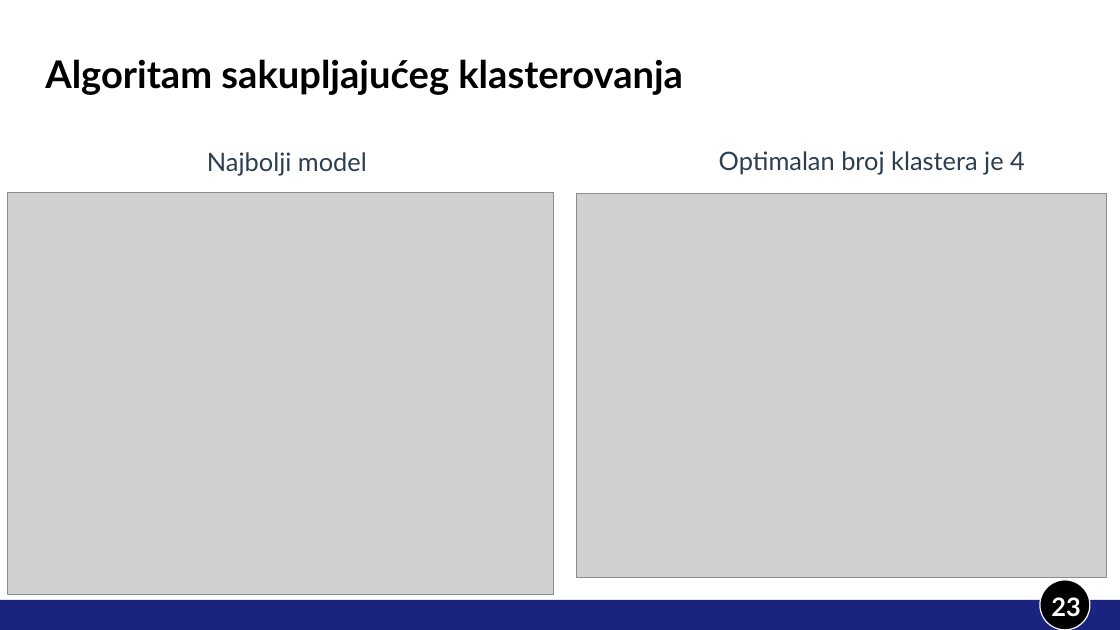
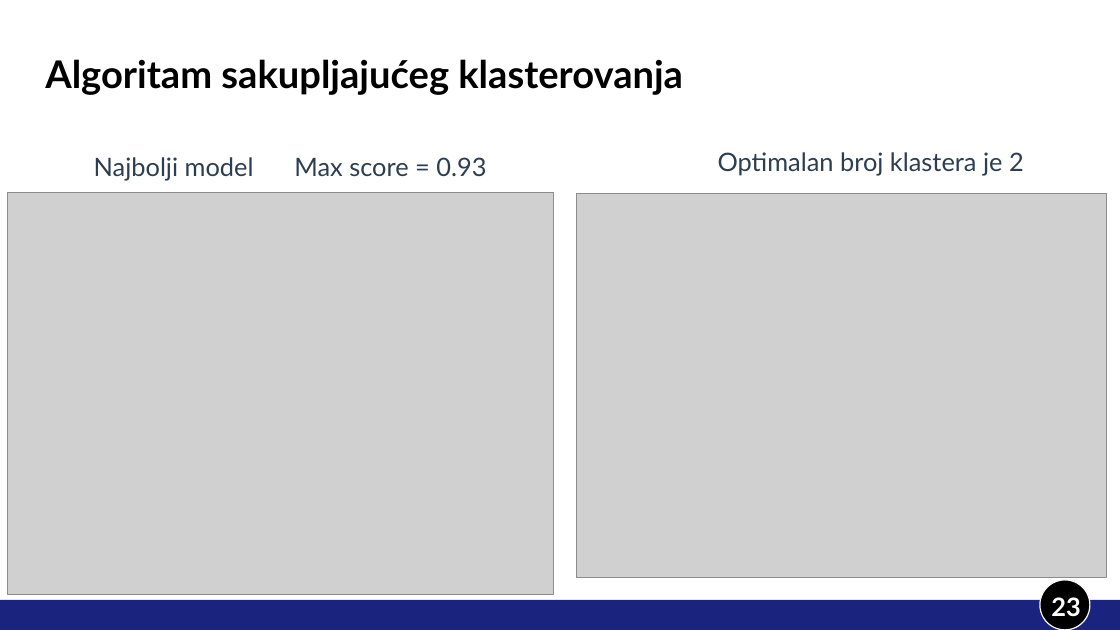
Before and after one commit to StefanJevtic63/2023_Data_Mining_Traffic_violations_Dataset, a slide deck: slide 23 of prezentacija.odp. Drawn at 1120x630 pixels with LibreOffice and Linux fonts; fonts in the diff are those of the drawing; grey boxes stand for pictures. Boxes give left, top, right and bottom in pixels: in the first picture for what was removed or moved away, otherwise in the second. Text is boxed around its words. In the diff, an @@ line names an element or a change of style, - is before the commit and + after.

```diff
--- a/prezentacija.odp
+++ b/prezentacija.odp
@@ text "Najbolji model": place and size @@
-text "Najbolji model" at [207,152,367,176]
+text "Najbolji model" at [94,157,254,180]
@@ text added at [294,157,486,176], 18 pt, text #2C3E50 @@
+Max score = 0.93
@@ text at [718,152,1024,176]: text changed @@
-Optimalan broj klastera je 4
+Optimalan broj klastera je 2
```
Also in this commit, not shown: 4 other slides changed, 1 slide added, 1 slide removed, 22 other files.
